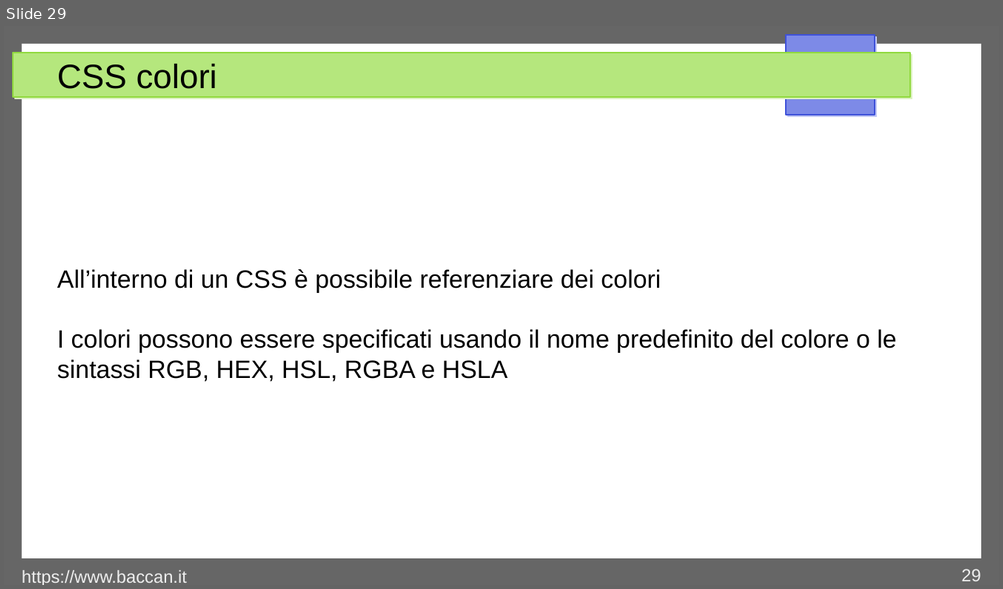
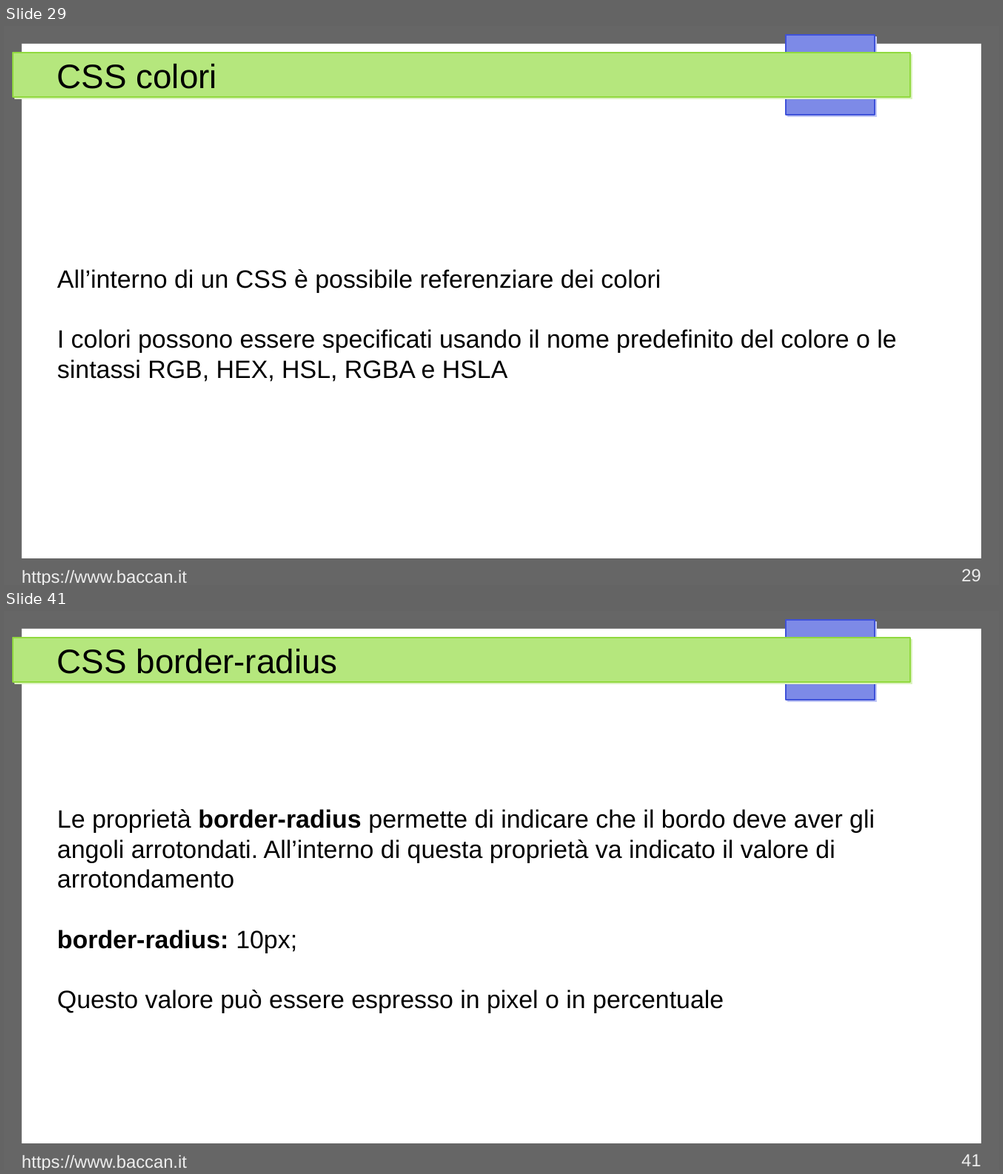
Before and after one commit to matteobaccan/CorsoCSS, a slide deck: Chapter_css.odp. Shown one above the other, each under a label of ours: slide 29 before the commit, slides 29 and 41 after it; the slides between them are not shown. The pictures are 1003x589 and 1003x1174 pixels, drawn with LibreOffice and Linux fonts; fonts in the diff are those of the drawing. Boxes give left, top, right and bottom in pixels: in the first picture for what was removed or moved away, otherwise in the second. Text is boxed around its words. In the diff, an @@ line names an element or a change of style, - is before the commit and + after.

Commit message:
Border, padding e margin

```diff
--- a/Chapter_css.odp
+++ b/Chapter_css.odp
@@ slide 41 added at (x1=4, y1=611, x2=999, y2=1170), background #FFFFFF; not listed: 4 template elements that a slide beside it also shows @@
@@ title added at (x1=57, y1=649, x2=338, y2=674), 27 pt, text #000000 @@
+CSS border-radius
@@ text added at (x1=57, y1=809, x2=874, y2=1014), 20 pt, text #000000 @@
+Le proprietà border-radius permette di indicare che il bordo deve aver gli angoli arrotondati. All’interno di questa proprietà va indicato il valore di arrotondamento
+border-radius: 10px;
+Questo valore può essere espresso in pixel o in percentuale
@@ text added at (x1=22, y1=1156, x2=187, y2=1170), 14 pt, text #EEEEEE @@
+https://www.baccan.it
@@ page number added at (x1=961, y1=1154, x2=980, y2=1167), 14 pt, text #EEEEEE @@
+41
```
Also in this commit, not shown: 4 slides changed, 10 other slides added, 10 other files.
